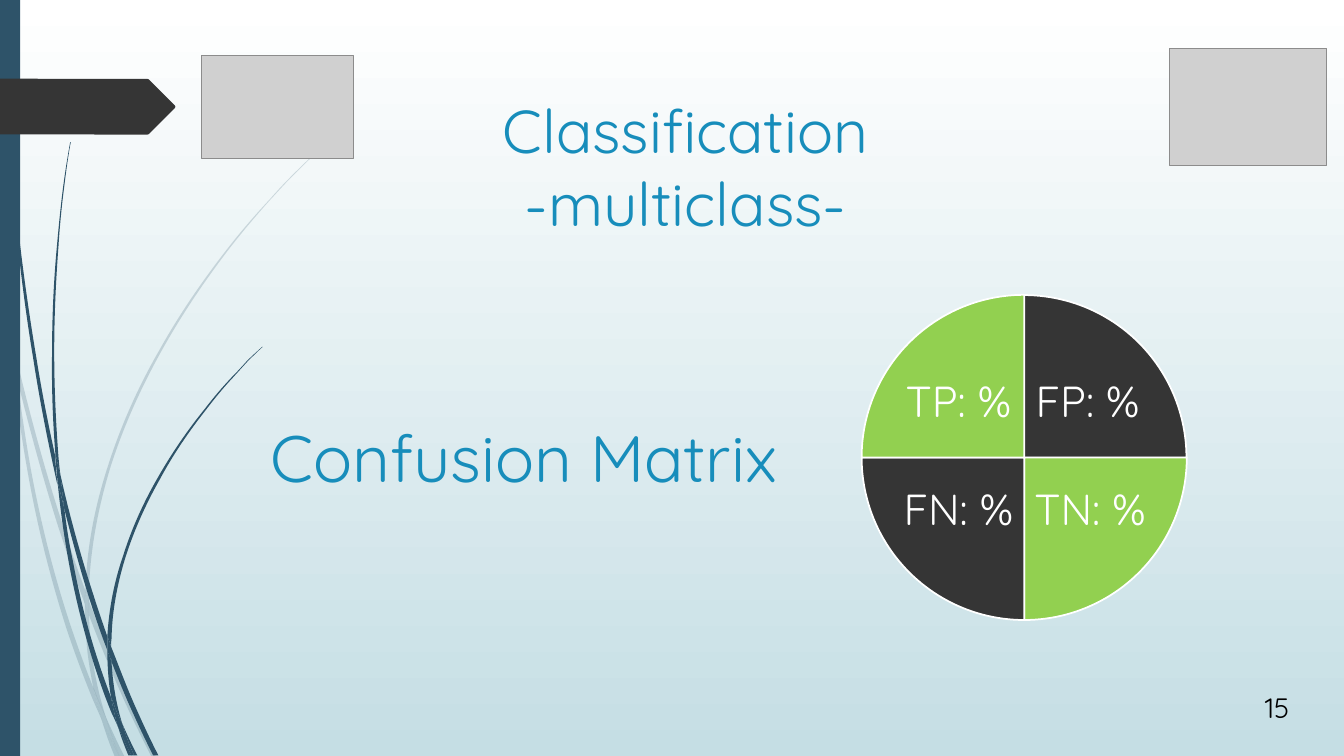
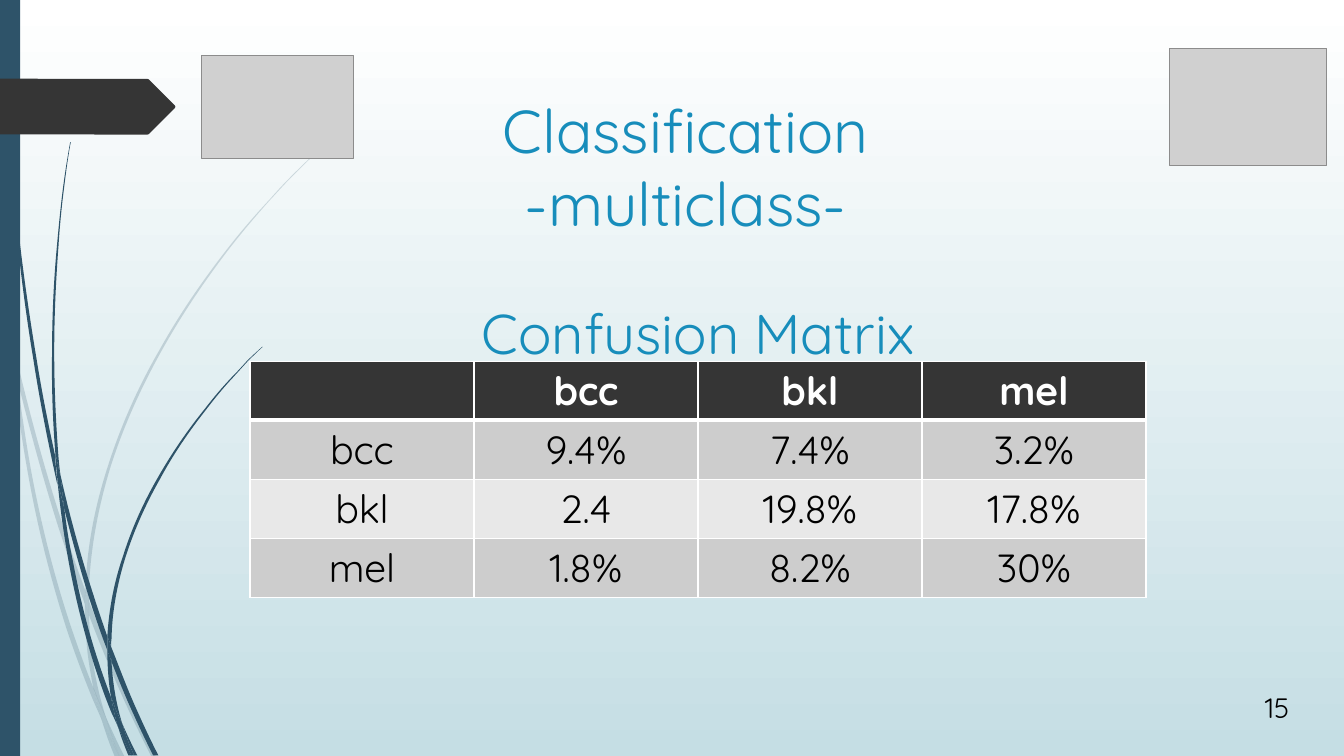
Before and after one commit to avasile96/CAD, a slide deck: slide 15 of Presentation_updated.pptx. Drawn at 1344x756 pixels with LibreOffice and Linux fonts; fonts in the diff are those of the drawing; grey boxes stand for pictures. Boxes give left, top, right and bottom in pixels: in the first picture for what was removed or moved away, otherwise in the second. Text is boxed around its words. In the diff, an @@ line names an element or a change of style, - is before the commit and + after.

```diff
--- a/Presentation_updated.pptx
+++ b/Presentation_updated.pptx
@@ text "Confusion Matrix": place and size @@
-text "Confusion Matrix" at (271, 434, 777, 483)
+text "Confusion Matrix" at (482, 313, 915, 369)
@@ text "Confusion Matrix" at (482, 313, 915, 369): size 46.8 to 40 pt @@
@@ table added at (250, 361, 1145, 590), 4 rows, 4 columns @@
+ | bcc | bkl | mel
+bcc | 9.4% | 7.4% | 3.2%
+bkl | 2.4 | 19.8% | 17.8%
+mel | 1.8% | 8.2% | 30%
@@ group removed at (862, 295, 1188, 621): 4 pie slice (boxed as its full ellipse)s, 4 texts @@
-FP: %
-TN: %
-FN: %
-TP: %
```
Also in this commit, not shown: 1 slide added, 1 other file.
